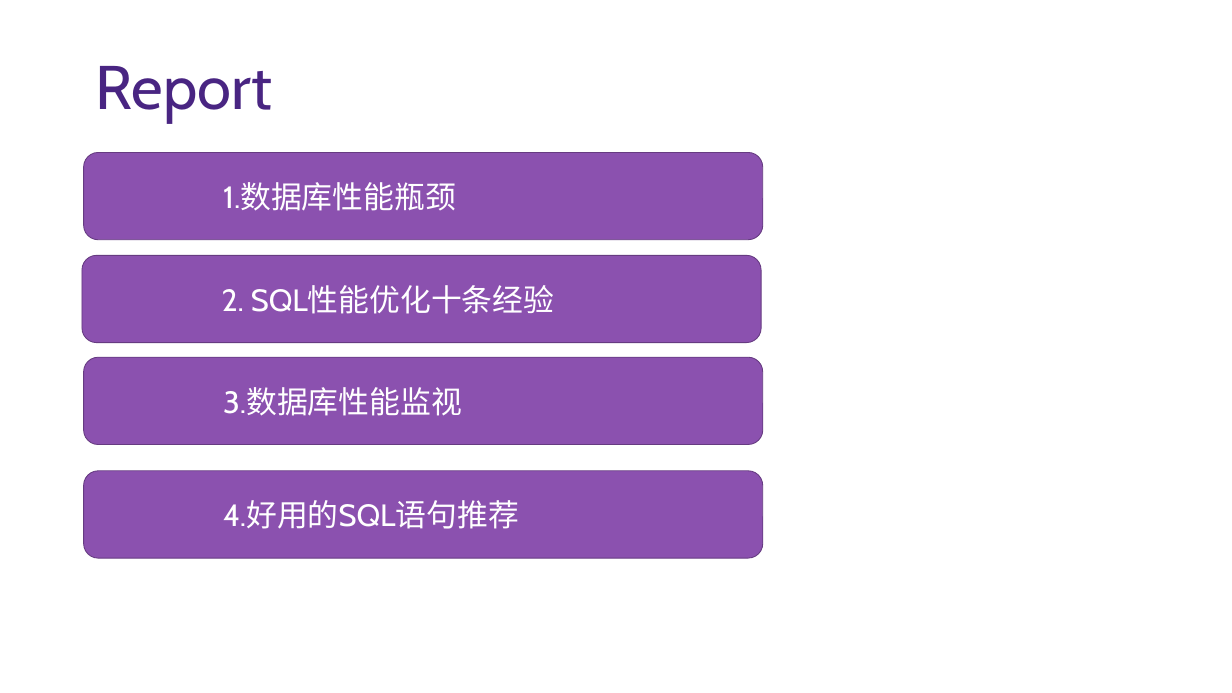
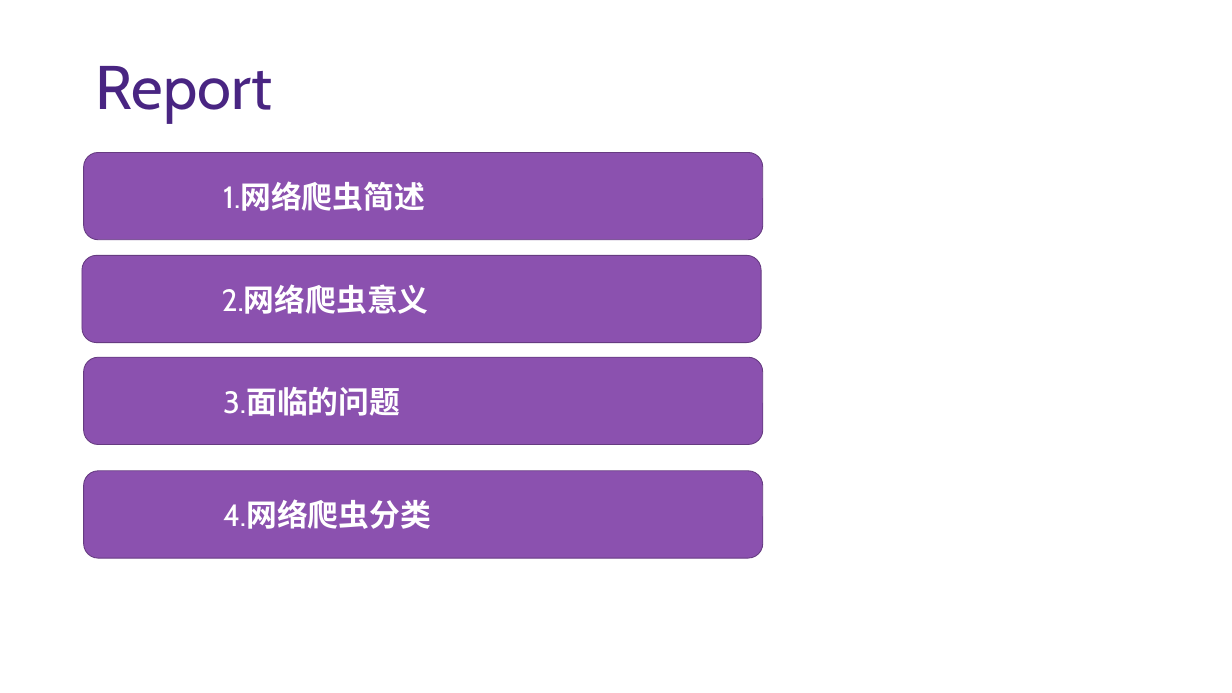
Before and after one commit to youngyeah/doubanCrawler, a slide deck: slide 2 of TehShare/网络爬虫.pptx. Drawn at 1232x693 pixels with LibreOffice and Linux fonts; fonts in the diff are those of the drawing; background and template pictures are left out. Boxes give left, top, right and bottom in pixels: in the first picture for what was removed or moved away, otherwise in the second. Text is boxed around its words. In the diff, an @@ line names an element or a change of style, - is before the commit and + after.

```diff
--- a/TehShare/网络爬虫.pptx
+++ b/TehShare/网络爬虫.pptx
@@ text in rounded rectangle at [223, 182, 425, 211]: text changed; bold on @@
-1.数据库性能瓶颈
+1.网络爬虫简述
@@ text in rounded rectangle at [222, 285, 429, 314]: text changed; bold on @@
-2. SQL性能优化十条经验
+2.网络爬虫意义
@@ text in rounded rectangle at [223, 387, 400, 416]: text changed; bold on @@
-3.数据库性能监视
+3.面临的问题
@@ text in rounded rectangle at [223, 500, 431, 529]: text changed; bold on @@
-4.好用的SQL语句推荐
+4.网络爬虫分类
```
Also in this commit, not shown: 5 other slides changed, 5 slides added, 5 slides removed.
